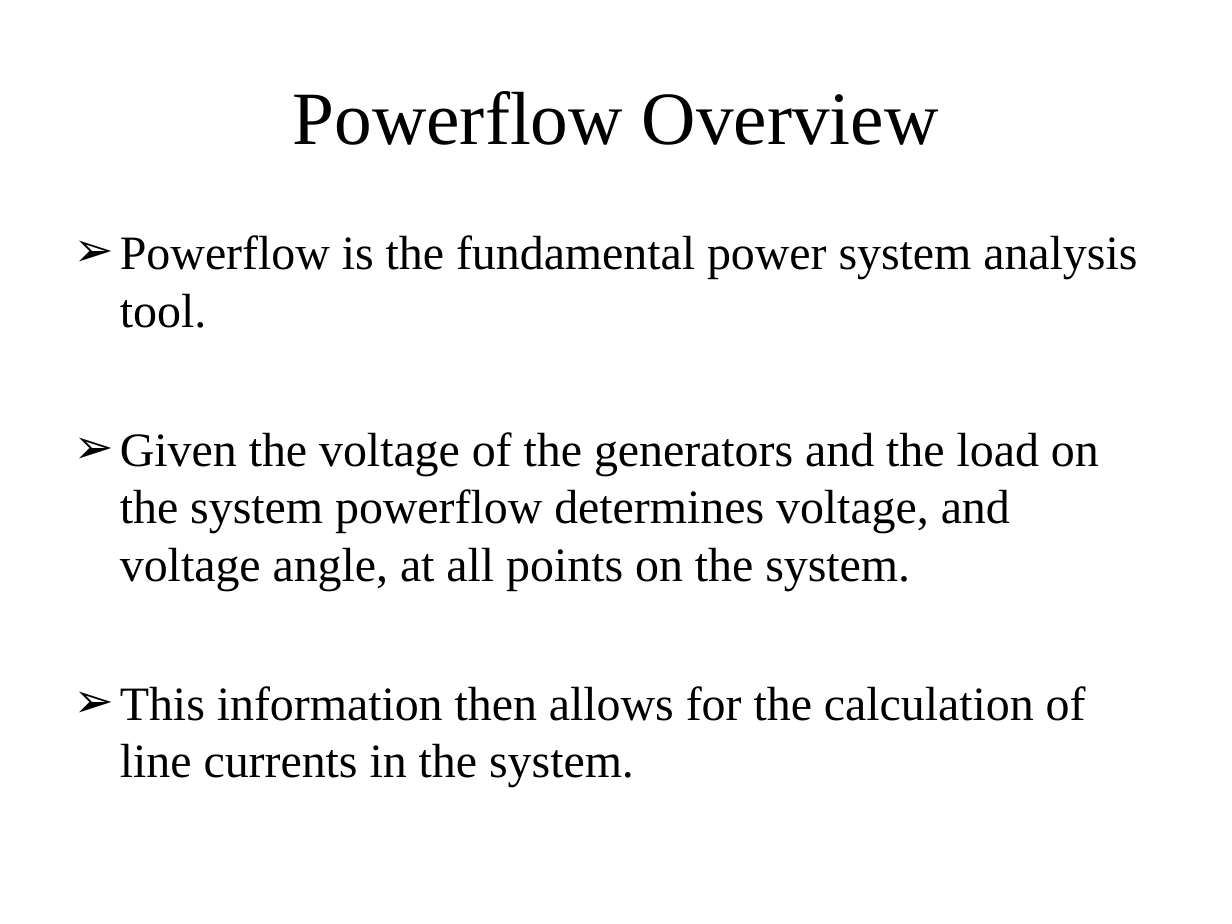
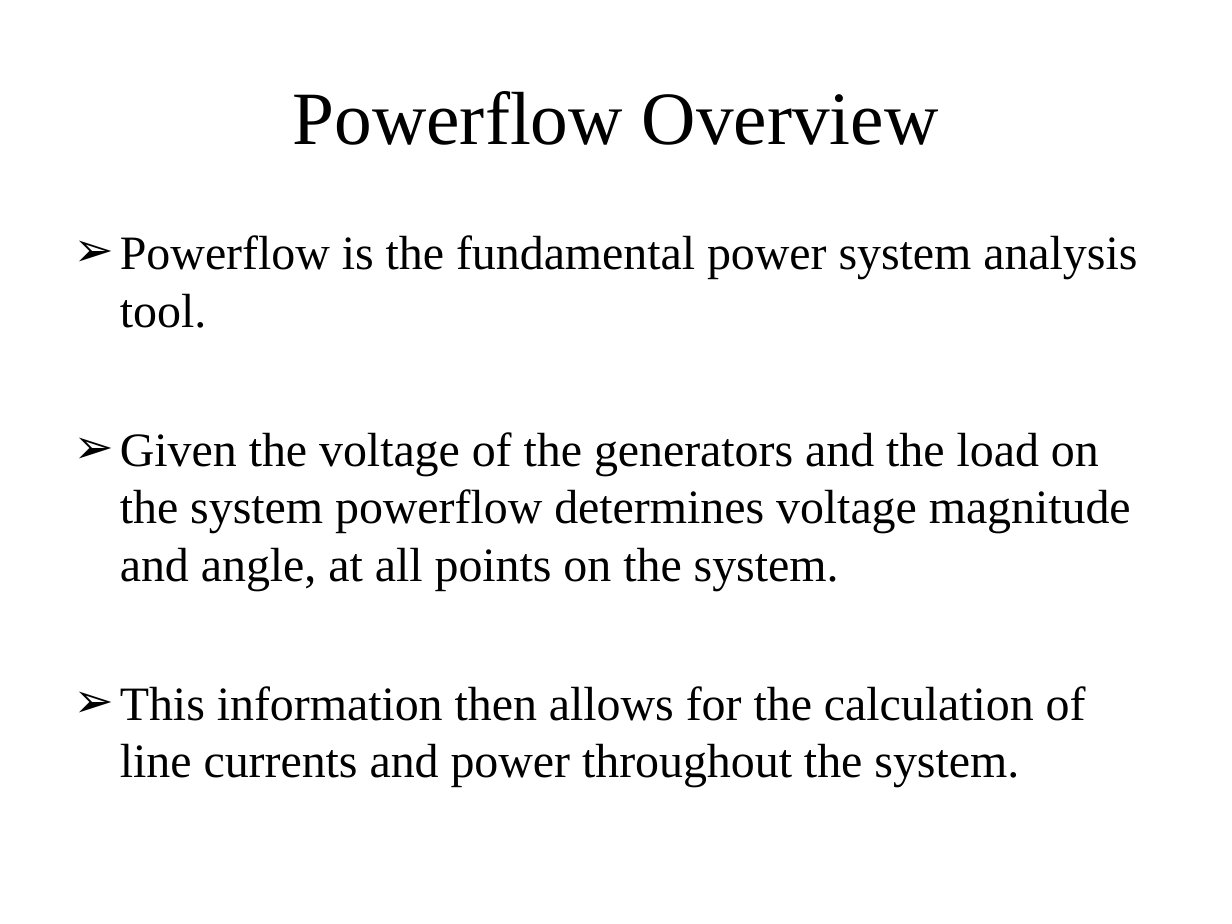
Before and after one commit to gridlab-d/course, a slide deck: slide 2 of FourDayCourse/4.1 - Powerflow Module.ppt. Drawn at 1232x924 pixels with LibreOffice and Linux fonts; fonts in the diff are those of the drawing. Boxes give left, top, right and bottom in pixels: in the first picture for what was removed or moved away, otherwise in the second. Text is boxed around its words. In the diff, an @@ line names an element or a change of style, - is before the commit and + after.

```diff
--- a/FourDayCourse/4.1 - Powerflow Module.ppt
+++ b/FourDayCourse/4.1 - Powerflow Module.ppt
@@ text at bbox=[120, 432, 1131, 787]: text changed @@
-➢ Given the voltage of the generators and the load on the system powerflow determines voltage, and voltage angle, at all points on the system.
-➢ This information then allows for the calculation of line currents in the system.
+➢ Given the voltage of the generators and the load on the system powerflow determines voltage magnitude and angle, at all points on the system.
+➢ This information then allows for the calculation of line currents and power throughout the system.
```
Also in this commit, not shown: 30 other slides changed, 2 slides added, 5 slides removed.
